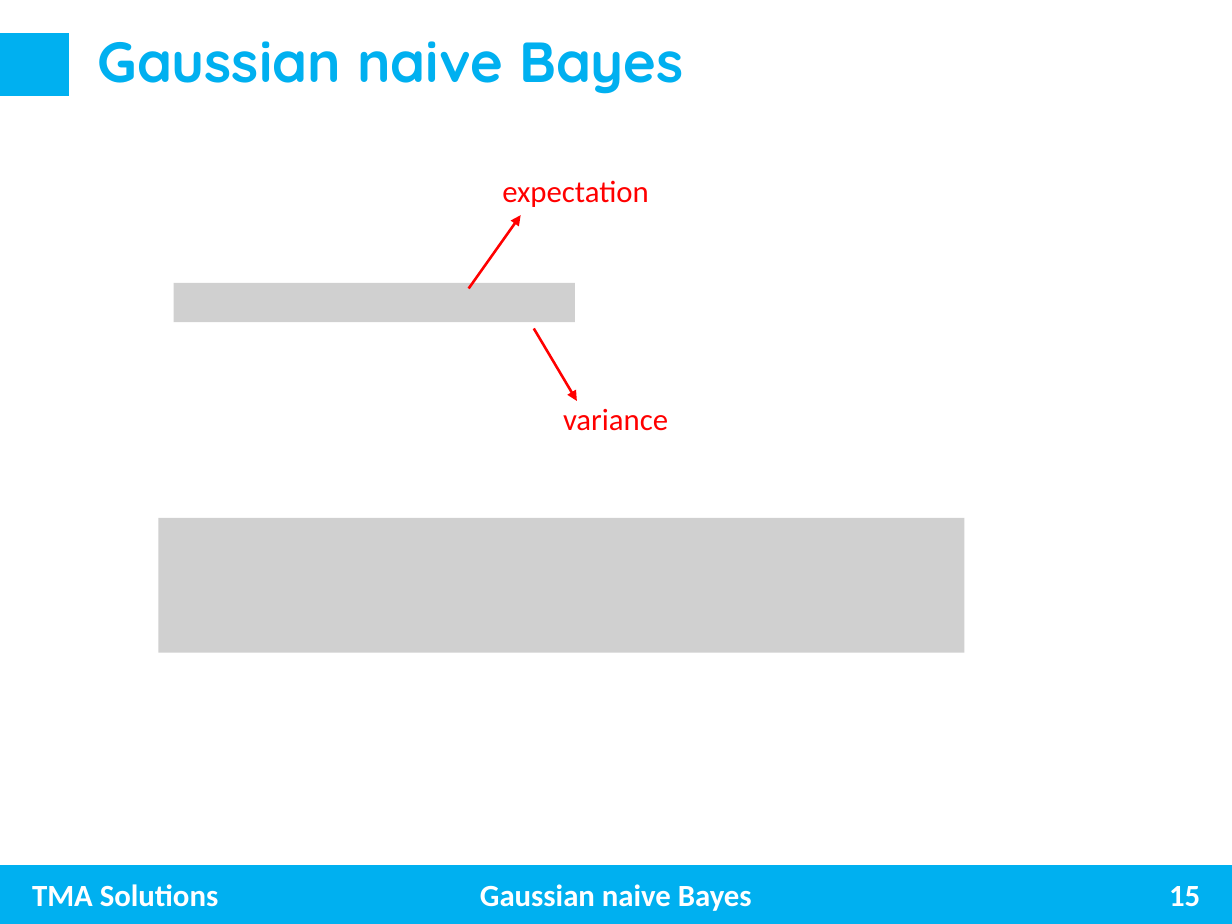
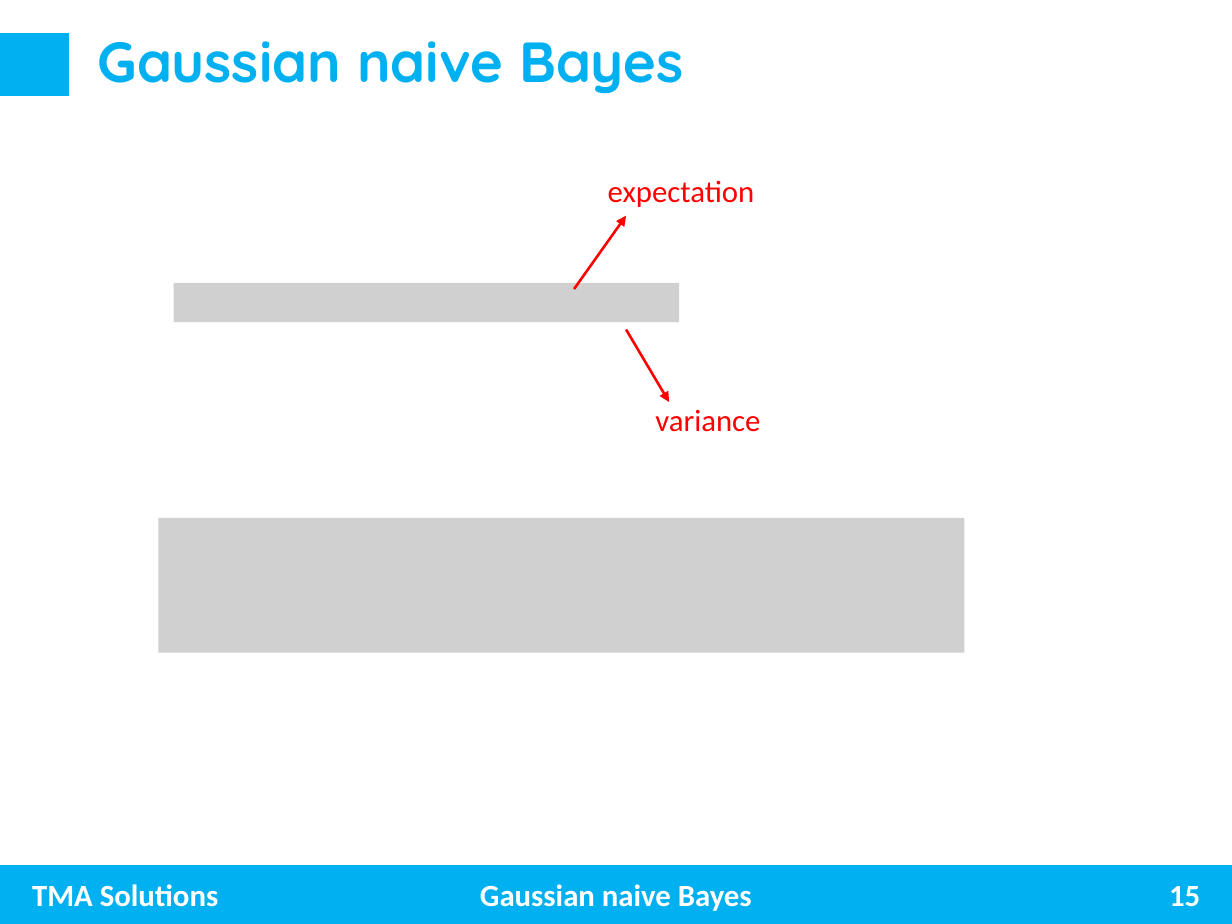
Before and after one commit to trungnghia2009/MachineLearning, a slide deck: slide 15 of Naive Bayes.pptx. Drawn at 1232x924 pixels with LibreOffice and Linux fonts; fonts in the diff are those of the drawing; grey boxes stand for pictures. Boxes give left, top, right and bottom in pixels: in the first picture for what was removed or moved away, otherwise in the second. Text is boxed around its words. In the diff, an @@ line names an element or a change of style, - is before the commit and + after.

Commit message:
update naive bayes

```diff
--- a/Naive Bayes.pptx
+++ b/Naive Bayes.pptx
@@ text "expectation": place and size @@
-text "expectation" at <box>502,180,649,207</box>
+text "expectation" at <box>608,180,755,207</box>
@@ arrow moved from (468, 288) - (521, 216) to (574, 290) - (626, 216) @@
@@ picture: place and size @@
-picture at <box>174,283,575,323</box>
+picture at <box>174,283,679,323</box>
@@ arrow moved from (533, 329) - (577, 400) to (626, 330) - (669, 402) @@
@@ text "variance": place and size @@
-text "variance" at <box>563,409,668,431</box>
+text "variance" at <box>655,410,760,432</box>
```
Also in this commit, not shown: 1 other slide changed, 1 slide added.
